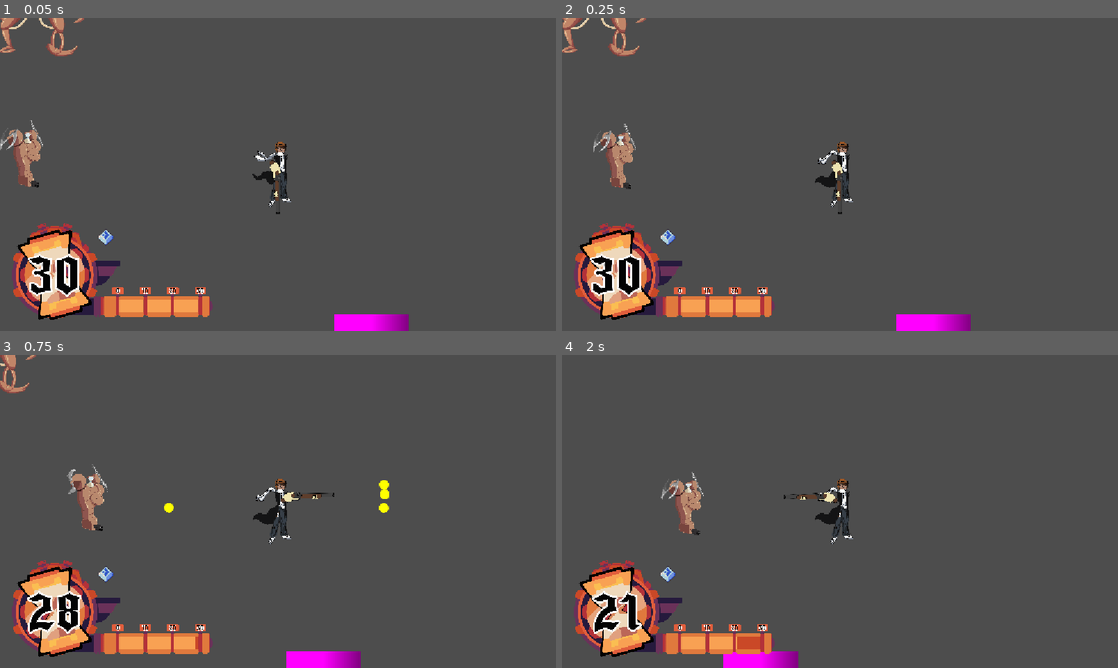
Above: before the commit, frames 1-4 (two rows, left to right).
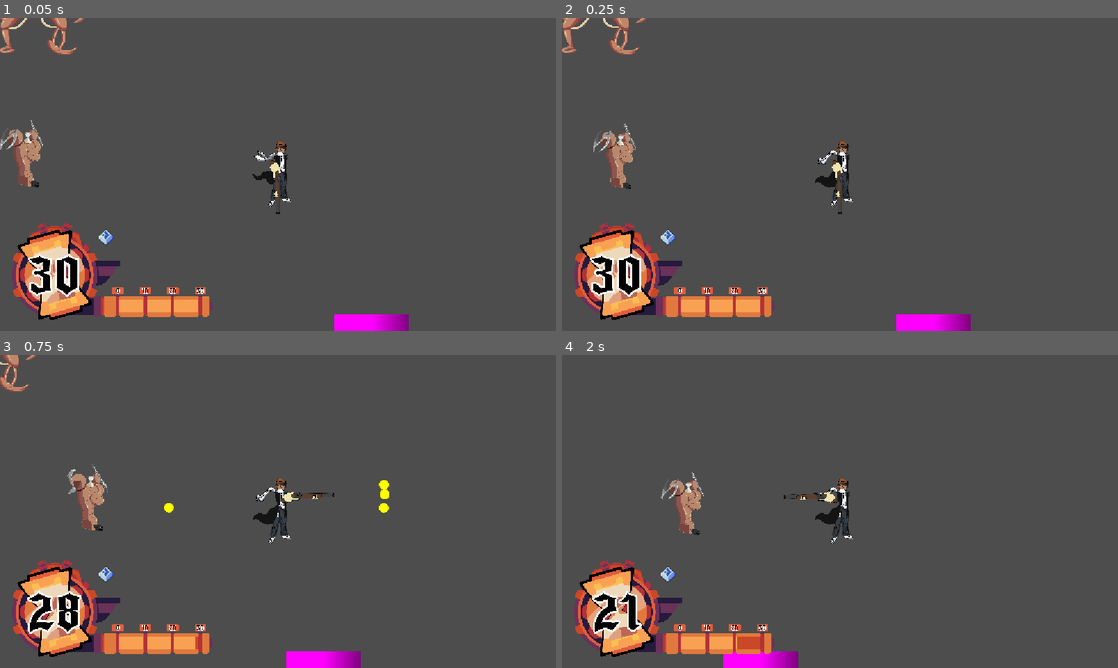
Above: after the commit, the same moments.

Repository: chiefpat450119/GMTK-2026
Game: Godot game, scene res://scenes/test/winter_test_scene.tscn
The game is run twice, just before and just after one commit, with the same random seed, the same clock (stepped at 60 frames per second) and the same inputs. This scene is started directly instead of the project's main scene.
Inputs (mouse positions are in pixels of both pictures, inside the frame that each line leads up to):
- Up to frame 1 (0.05 s): no input
- Up to frame 2 (0.25 s): no input
- Up to frame 3 (0.75 s): tap Enter at 0.5 s; move the mouse to (400, 495) at 0.52 s; press the mouse at (400, 495) at 0.53 s; hold D (Right) from 0.53 s (still down)
- Up to frame 4 (2 s): release D (Right) at 1.25 s; release the mouse at (962, 495) at 1.25 s; drag from (728, 527) to (600, 505) at 1.27 s

The runs differ from the first frame. In frame 1, 0.3% of the frame differs, in the area x 0-14%, y 0-13%; in frame 2, 0.3%; in frame 3, 0.2%; in frame 4, nothing differs.

Commit message:
Add animation

Diff:
--- a/scenes/entities/enemies/boss/boss_visuals.tscn
+++ b/scenes/entities/enemies/boss/boss_visuals.tscn
@@ -3,6 +3,7 @@
 [ext_resource type="Texture2D" uid="uid://derfiku21nyxp" path="res://assets/enemies/boss/Body1.png" id="1_wa33t"]
 [ext_resource type="Texture2D" uid="uid://bkfu0mlams4up" path="res://assets/enemies/boss/LeftLeg1.png" id="2_enw1s"]
 [ext_resource type="Texture2D" uid="uid://bg1o3x6pmls3f" path="res://assets/enemies/boss/Head.png" id="3_lnnpo"]
+[ext_resource type="Texture2D" uid="uid://dxw7vnyqivm6" path="res://assets/enemies/boss/Body2.png" id="3_qa4jw"]
 [ext_resource type="Texture2D" uid="uid://bwt2a3h2k864m" path="res://assets/enemies/boss/LeftLeg2.png" id="3_y3o55"]
 [ext_resource type="Texture2D" uid="uid://cjrn64rxam7bk" path="res://assets/enemies/boss/LeftArm1.png" id="4_nvim2"]
 [ext_resource type="Texture2D" uid="uid://c8mg3p88ukrrn" path="res://assets/enemies/boss/RightLeg2.png" id="4_qa4jw"]
@@ -11,17 +12,28 @@
 [ext_resource type="Texture2D" uid="uid://bj2sfs5v5m4h4" path="res://assets/enemies/boss/RightArm1.png" id="6_tljjl"]
 [ext_resource type="Texture2D" uid="uid://cf2lake6ti3vw" path="res://assets/enemies/boss/RightArm2.png" id="7_3rfph"]
 
+[sub_resource type="Animation" id="Animation_qa4jw"]
+length = 0.001
+
+[sub_resource type="AnimationLibrary" id="AnimationLibrary_i05g6"]
+_data = {
+&"RESET": SubResource("Animation_qa4jw")
+}
+
 [node name="BossVisuals" type="Node2D" unique_id=524099003]
 
 [node name="Visuals" type="Node2D" parent="." unique_id=2080359473]
 scale = Vector2(0.33, 0.33)
+
+[node name="Butt" type="Sprite2D" parent="Visuals" unique_id=1751708151]
+scale = Vector2(0.99999994, 0.99999994)
+texture = ExtResource("3_qa4jw")
 
 [node name="Left Leg" type="Node2D" parent="Visuals" unique_id=1465532876]
 position = Vector2(-85, 132)
 
 [node name="Lower Leg" type="Node2D" parent="Visuals/Left Leg" unique_id=981808399]
 position = Vector2(-110.060486, 121.04416)
-rotation = -0.03141593
 
 [node name="Sprite2D" type="Sprite2D" parent="Visuals/Left Leg/Lower Leg" unique_id=1024497062]
 position = Vector2(172.20134, -251.50685)
@@ -33,11 +45,9 @@
 
 [node name="Right Leg" type="Node2D" parent="Visuals" unique_id=1981774955]
 position = Vector2(92, 140)
-rotation = 0.16580628
 
 [node name="Lower Leg" type="Node2D" parent="Visuals/Right Leg" unique_id=725834837]
 position = Vector2(81.92349, 123.71962)
-rotation = -0.3630285
 
 [node name="Sprite2D" type="Sprite2D" parent="Visuals/Right Leg/Lower Leg" unique_id=1256820594]
 position = Vector2(-150.76581, -244.34134)
@@ -82,3 +92,6 @@
 [node name="Sprite2D" type="Sprite2D" parent="Visuals/Right Arm/Front Arm" unique_id=304350928]
 position = Vector2(-398.22485, 37.643265)
 texture = ExtResource("7_3rfph")
+
+[node name="AnimationPlayer" type="AnimationPlayer" parent="." unique_id=646501567]
+libraries/ = SubResource("AnimationLibrary_i05g6")
